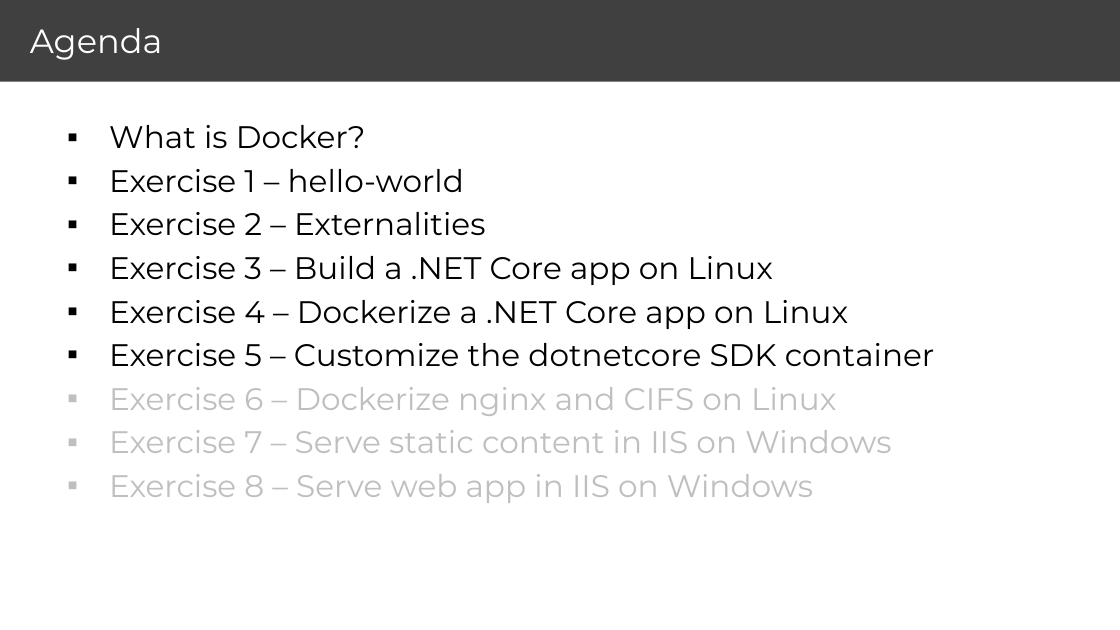
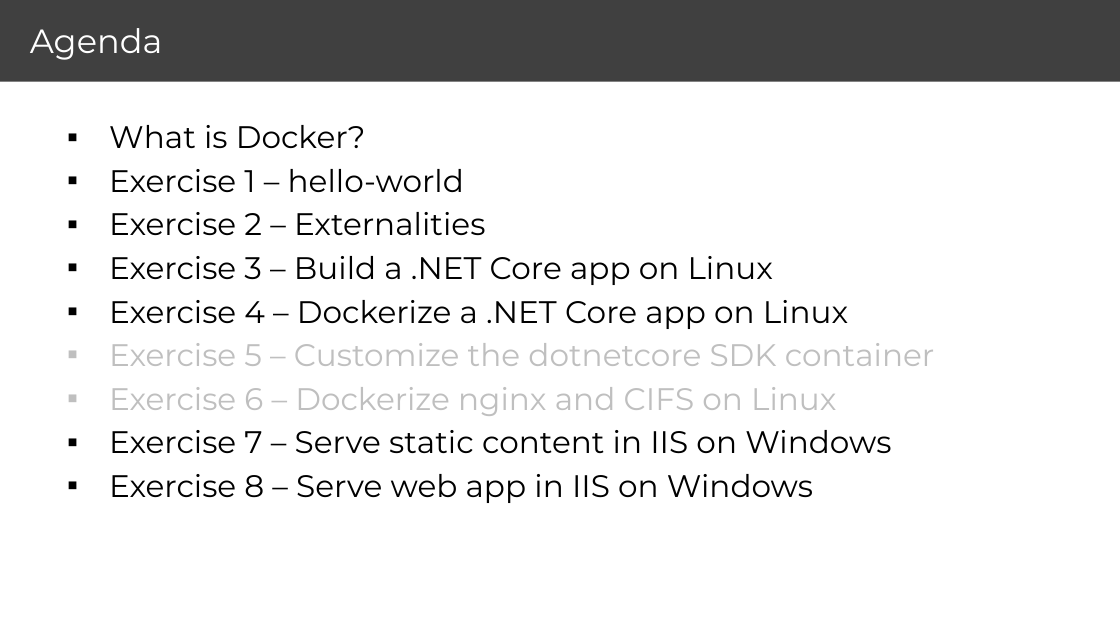
Before and after one commit to brendonmatheson/docker_fu, a slide deck: slide 4 of brendon_matheson_docker_dotnet_slides.pptx. Drawn at 1120x630 pixels with LibreOffice and Linux fonts; fonts in the diff are those of the drawing. Boxes give left, top, right and bottom in pixels: in the first picture for what was removed or moved away, otherwise in the second. Text is boxed around its words. In the diff, an @@ line names an element or a change of style, - is before the commit and + after.

```diff
--- a/brendon_matheson_docker_dotnet_slides.pptx
+++ b/brendon_matheson_docker_dotnet_slides.pptx
@@ text at (x1=109, y1=343, x2=935, y2=503): text colour #000000 to #BFBFBF in "Exercise 5 – Customize the dotnetcore SDK ..."; text colour #BFBFBF to #000000 in "Exercise 7 – Serve static content in ...", "Exercise 8 – Serve web app in ..." @@
```
Also in this commit, not shown: 11 slides added, 2 slides removed, 1 other file.
